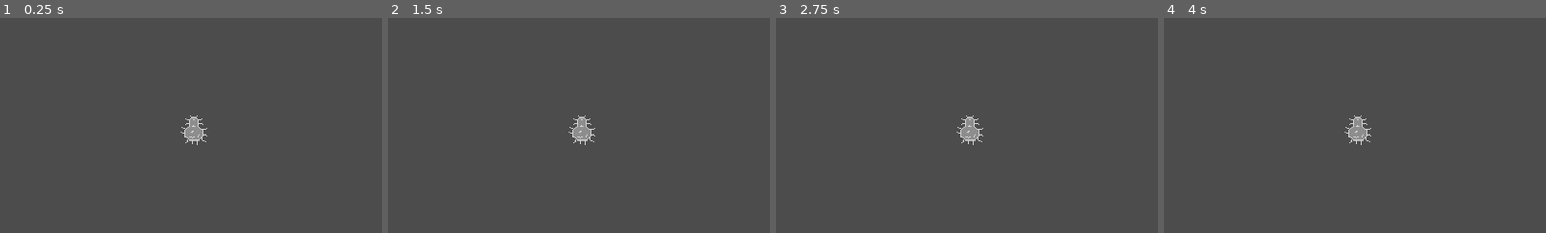
Above: before the commit, frames 1-4 (left to right).
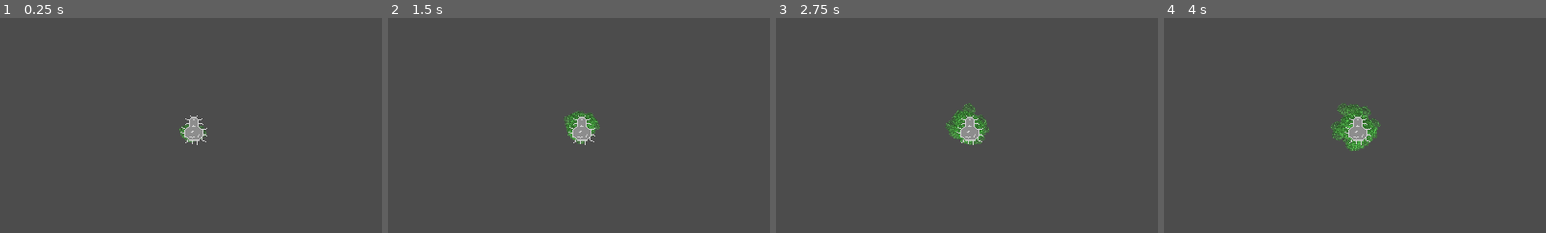
Above: after the commit, the same moments.

Repository: Werkaninchen/milchbroetchen
Game: Godot game, scene res://Level/TestLevel.tscn
The game is run twice, just before and just after one commit, with the same random seed, the same clock (stepped at 60 frames per second) and the same inputs. This scene is started directly instead of the project's main scene. The engine's default icon, where the game draws it, is replaced by a stand-in: a white triangle on a blue panel in a dark square.
Inputs (mouse positions are % of the whole screen's width and height, from its top left):
- Up to frame 1 (0.25 s): no input
- Up to frame 2 (1.5 s): tap Enter at 0.5 s; move the mouse to (72, 45) at 0.52 s; tap Space at 1.25 s; move the mouse to (30, 55) at 1.27 s
- Up to frame 3 (2.75 s): tap Enter at 2 s; move the mouse to (60, 28) at 2.02 s
- Up to frame 4 (4 s): tap Space at 2.75 s; move the mouse to (45, 70) at 2.77 s; tap Enter at 3.5 s; move the mouse to (80, 65) at 3.52 s
The pictures show only the part of the screen within x 25-75%, y 24-74%; the shares and areas given below are measured in that part.

The runs differ from the first frame. In frame 1, 0.1% of the frame differs, in the area x 47-54%, y 49-58%; in frame 2, 0.5%; in frame 3, 0.8%; in frame 4, 1.3%, in the area x 43-57%, y 39-62%.

Commit message:
added gas texture and background

Diff:
--- a/godot/Level/TestLevel.tscn
+++ b/godot/Level/TestLevel.tscn
@@ -1,11 +1,49 @@
-[gd_scene load_steps=3 format=2]
+[gd_scene load_steps=5 format=2]
 
 [ext_resource path="res://character/Character.tscn" type="PackedScene" id=1]
-[ext_resource path="res://consumables/Consumables.tscn" type="PackedScene" id=2]
+[ext_resource path="res://character/gastexture.png" type="Texture" id=2]
+[ext_resource path="res://consumables/Consumables.tscn" type="PackedScene" id=3]
+
+[sub_resource type="ParticlesMaterial" id=1]
+emission_shape = 1
+emission_sphere_radius = 31.84
+flag_disable_z = true
+spread = 180.0
+gravity = Vector3( 0, 0, 0 )
+initial_velocity = 6.0
+initial_velocity_random = 0.4
+angular_velocity = 18.0
+angular_velocity_random = 0.56
+orbit_velocity = 0.34
+orbit_velocity_random = 0.59
+linear_accel = 15.0
+linear_accel_random = 0.2
+tangential_accel = 4.0
+tangential_accel_random = 0.2
+angle = 1.0
+angle_random = 1.0
+scale = 0.5
+scale_random = 0.11
+color = Color( 0.47451, 1, 0.411765, 0.545098 )
+hue_variation = -0.02
+hue_variation_random = 0.5
 
 [node name="TestLevel" type="Node2D"]
 
 [node name="Character" parent="." instance=ExtResource( 1 )]
-position = Vector2( 108.601, 81.4506 )
+position = Vector2( 205.297, 55.8547 )
 
-[node name="Consumables" parent="." instance=ExtResource( 2 )]
+[node name="Particles2D" type="Particles2D" parent="Character"]
+position = Vector2( -2.84128, -7.69574 )
+rotation = -11.3499
+scale = Vector2( 0.7, 0.7 )
+z_index = -1
+amount = 100
+lifetime = 4.0
+randomness = 0.2
+fixed_fps = 60
+process_material = SubResource( 1 )
+texture = ExtResource( 2 )
+normal_map = ExtResource( 2 )
+
+[node name="Consumables" parent="." instance=ExtResource( 3 )]
Binary file added: godot/Level/player01.png
Not shown, added: godot/Level/player01.png.import
Binary file added: godot/background.png
Binary file added: godot/character/gastexture.png
Not shown, added: godot/character/gastexture.png.import
